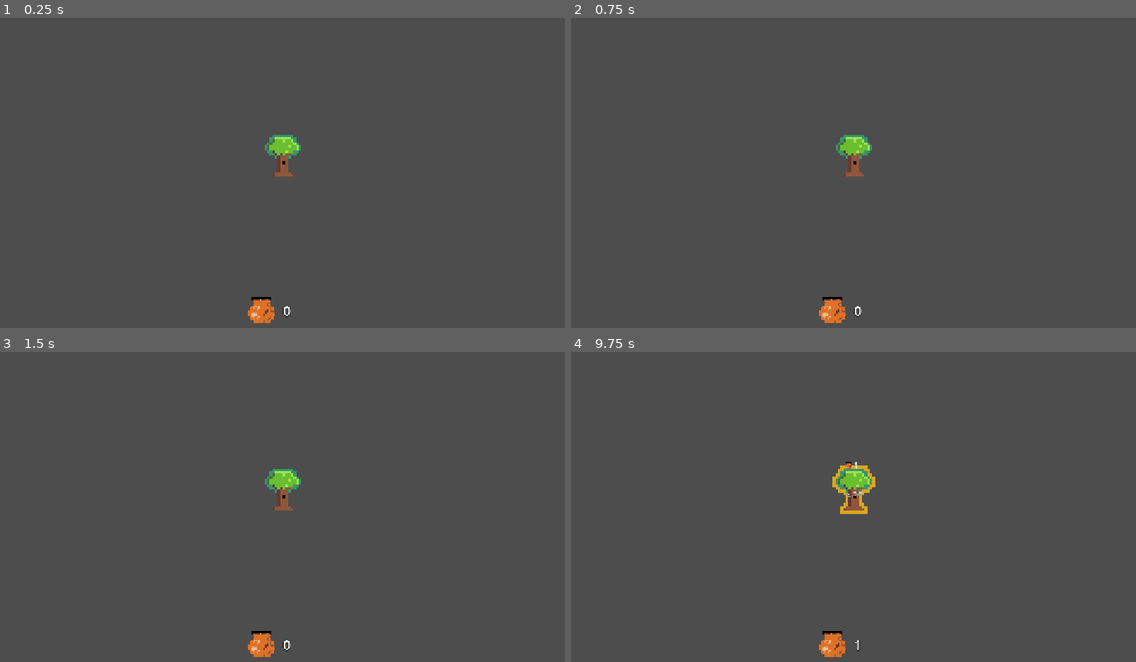
Above: before the commit, frames 1-4 (two rows, left to right).
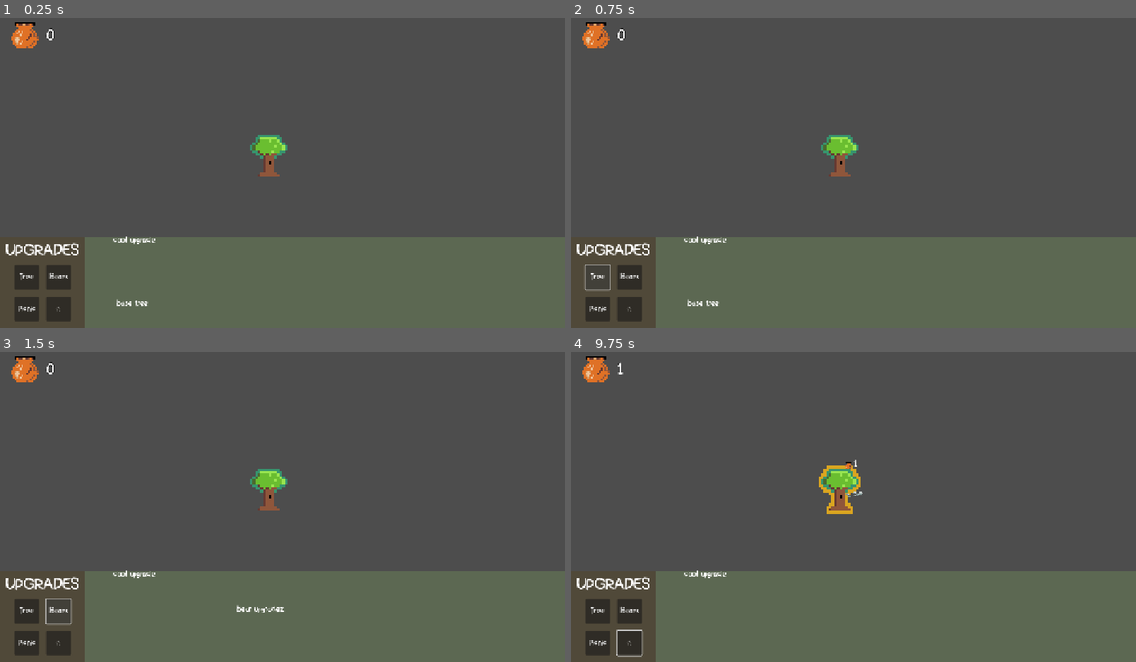
Above: after the commit, the same moments.

Repository: starcereal/project-bears
Game: Godot game, scene res://Scenes/World/world.tscn
Two runs of this game, one before a commit and one after it. Both use one fixed random seed, a clock stepped at 60 frames per second and the inputs below. Sound files missing from this copy of the repository are replaced by a short silence.
Inputs (mouse positions are in pixels of both pictures, inside the frame that each line leads up to):
- Up to frame 1 (0.25 s): no input
- Up to frame 2 (0.75 s): click (599, 278) at 0.5 s, where only the run after the commit has a clickable "Tree"
- Up to frame 3 (1.5 s): click (56, 612) at 1.25 s, where only the run after the commit has a clickable "Bears"
- Up to frame 4 (9.75 s): click (599, 643) at 2 s, where only the run after the commit has a clickable "Picnic"; click (627, 643) at 2.75 s, where only the run after the commit has a clickable "☆"; click (599, 612) at 3.5 s, where only the run after the commit has a clickable "Tree"; click (627, 612) at 4.25 s, where only the run after the commit has a clickable "Bears"; click (599, 643) at 5 s, where only the run after the commit has a clickable "Picnic"; click (627, 643) at 5.75 s, where only the run after the commit has a clickable "☆"; click (599, 612) at 6.5 s, where only the run after the commit has a clickable "Tree"; click (627, 612) at 7.25 s, where only the run after the commit has a clickable "Bears"; click (599, 643) at 8 s, where only the run after the commit has a clickable "Picnic"; click (627, 643) at 8.75 s, where only the run after the commit has a clickable "☆"; tap Enter at 9.5 s; move the mouse to (853, 488) at 9.52 s; press the mouse at (853, 488) at 9.53 s

The runs differ from the first frame. In frame 1, 28% of the frame differs, in the area x 1-100%, y 1-100%; in frame 2, 27%; in frame 3, 27%; in frame 4, 28%.

Commit message:
added tabs to change upgrades

Diff:
--- a/Scenes/UI/hud.tscn
+++ b/Scenes/UI/hud.tscn
@@ -1,7 +1,16 @@
-[gd_scene load_steps=3 format=3 uid="uid://cv32lchg2nqn3"]
+[gd_scene load_steps=6 format=3 uid="uid://cv32lchg2nqn3"]
 
 [ext_resource type="Script" uid="uid://bwxe7m5ptpta" path="res://Scripts/UI/hud.gd" id="1_sprlj"]
 [ext_resource type="Texture2D" uid="uid://bjthxe4a788i5" path="res://Assets/Graphics/Icons/honeyicon.png" id="2_ny26j"]
+
+[sub_resource type="StyleBoxFlat" id="StyleBoxFlat_fdl0h"]
+bg_color = Color(0.313726, 0.286275, 0.223529, 1)
+
+[sub_resource type="StyleBoxFlat" id="StyleBoxFlat_ny26j"]
+bg_color = Color(0.360784, 0.407843, 0.321569, 1)
+
+[sub_resource type="Theme" id="Theme_fdl0h"]
+TabContainer/styles/panel = SubResource("StyleBoxFlat_ny26j")
 
 [node name="HUD" type="CanvasLayer" groups=["hud"]]
 script = ExtResource("1_sprlj")
@@ -12,8 +21,10 @@
 anchor_top = 1.0
 anchor_right = 0.5
 anchor_bottom = 1.0
-offset_top = -80.0
-offset_right = 256.0
+offset_left = -536.0
+offset_top = -704.0
+offset_right = -280.0
+offset_bottom = -624.0
 grow_horizontal = 2
 grow_vertical = 0
 theme_override_colors/font_color = Color(1, 1, 1, 1)
@@ -27,3 +38,116 @@
 position = Vector2(-48, 40)
 scale = Vector2(3.875, 3.875)
 texture = ExtResource("2_ny26j")
+
+[node name="UpgradeContainer" type="Control" parent="."]
+layout_mode = 3
+anchors_preset = 2
+anchor_top = 1.0
+anchor_bottom = 1.0
+offset_top = -208.0
+offset_right = 1280.0
+grow_vertical = 0
+
+[node name="TierContainer" type="Panel" parent="UpgradeContainer"]
+layout_mode = 0
+offset_right = 192.0
+offset_bottom = 208.0
+theme_override_styles/panel = SubResource("StyleBoxFlat_fdl0h")
+
+[node name="Label" type="Label" parent="UpgradeContainer/TierContainer"]
+layout_mode = 0
+offset_right = 192.0
+offset_bottom = 64.0
+theme_override_font_sizes/font_size = 32
+text = "UPGRADES"
+horizontal_alignment = 1
+vertical_alignment = 1
+
+[node name="BaseTreeTabBtn" type="Button" parent="UpgradeContainer/TierContainer"]
+layout_mode = 0
+offset_left = 32.0
+offset_top = 64.0
+offset_right = 88.0
+offset_bottom = 120.0
+text = "Tree"
+
+[node name="BearsTabBtn" type="Button" parent="UpgradeContainer/TierContainer"]
+layout_mode = 0
+offset_left = 104.0
+offset_top = 64.0
+offset_right = 160.0
+offset_bottom = 120.0
+text = "Bears"
+
+[node name="PicnicTabBtn" type="Button" parent="UpgradeContainer/TierContainer"]
+layout_mode = 0
+offset_left = 32.0
+offset_top = 136.0
+offset_right = 88.0
+offset_bottom = 192.0
+text = "Picnic"
+
+[node name="PrestigeTabBtn" type="Button" parent="UpgradeContainer/TierContainer"]
+layout_mode = 0
+offset_left = 104.0
+offset_top = 136.0
+offset_right = 160.0
+offset_bottom = 192.0
+text = "☆"
+
+[node name="TabContainer" type="TabContainer" parent="UpgradeContainer"]
+layout_mode = 0
+offset_left = 192.0
+offset_right = 1280.0
+offset_bottom = 208.0
+theme = SubResource("Theme_fdl0h")
+current_tab = 0
+tabs_visible = false
+
+[node name="Node2D" type="Node2D" parent="UpgradeContainer/TabContainer"]
+
+[node name="Label" type="Label" parent="UpgradeContainer/TabContainer/Node2D"]
+offset_left = 64.0
+offset_right = 320.0
+offset_bottom = 64.0
+text = "cool upgrade"
+
+[node name="BaseTreeUpgrades" type="Control" parent="UpgradeContainer/TabContainer"]
+layout_mode = 2
+metadata/_tab_index = 0
+
+[node name="Label" type="Label" parent="UpgradeContainer/TabContainer/BaseTreeUpgrades"]
+layout_mode = 0
+offset_left = 72.0
+offset_top = 144.0
+offset_right = 112.0
+offset_bottom = 161.0
+text = "base tree"
+
+[node name="BearUpgrades" type="Control" parent="UpgradeContainer/TabContainer"]
+visible = false
+layout_mode = 2
+metadata/_tab_index = 1
+
+[node name="Label2" type="Label" parent="UpgradeContainer/TabContainer/BearUpgrades"]
+layout_mode = 2
+offset_left = 344.0
+offset_top = 80.0
+offset_right = 415.0
+offset_bottom = 97.0
+text = "bear upgradez"
+
+[node name="PicnicUpgrades" type="Control" parent="UpgradeContainer/TabContainer"]
+visible = false
+layout_mode = 2
+metadata/_tab_index = 2
+
+[node name="PrestigeUpgrades" type="Control" parent="UpgradeContainer/TabContainer"]
+visible = false
+layout_mode = 2
+metadata/_tab_index = 3
+
+[connection signal="pressed" from="UpgradeContainer/TierContainer/BaseTreeTabBtn" to="." method="_on_base_tree_tab_btn_pressed"]
+[connection signal="pressed" from="UpgradeContainer/TierContainer/BearsTabBtn" to="." method="_on_bears_tab_btn_pressed"]
+[connection signal="pressed" from="UpgradeContainer/TierContainer/PicnicTabBtn" to="." method="_on_picnic_tab_btn_pressed"]
+[connection signal="pressed" from="UpgradeContainer/TierContainer/PrestigeTabBtn" to="." method="_on_prestige_tab_btn_pressed"]
--- a/Scenes/World/world.tscn
+++ b/Scenes/World/world.tscn
@@ -10,6 +10,6 @@
 position = Vector2(568, 360)
 
 [node name="HiddenCamera" parent="." instance=ExtResource("2_yp2ti")]
-position = Vector2(568, 376)
+position = Vector2(584, 376)
 
 [node name="HUD" parent="." instance=ExtResource("3_3rhlx")]
--- a/Scripts/UI/hud.gd
+++ b/Scripts/UI/hud.gd
@@ -1,5 +1,6 @@
 extends CanvasLayer
 @onready var honey_label: Label = $HoneyLabel
+@onready var tab_container: TabContainer = $UpgradeContainer/TabContainer
 
 #TODO Optimize?
 # do we say fuggit and update the text every frame?
@@ -7,3 +8,19 @@
 
 func _physics_process(_delta: float) -> void:
 	honey_label.text = str(roundi(Global.honey_count))
+
+
+func _on_base_tree_tab_btn_pressed() -> void:
+	tab_container.current_tab = 0
+
+
+func _on_bears_tab_btn_pressed() -> void:
+	tab_container.current_tab = 1
+
+
+func _on_picnic_tab_btn_pressed() -> void:
+	tab_container.current_tab = 2
+
+
+func _on_prestige_tab_btn_pressed() -> void:
+	tab_container.current_tab = 3
--- a/project.godot
+++ b/project.godot
@@ -30,6 +30,10 @@
 
 hud=""
 
+[gui]
+
+theme/custom_font="uid://c04vt4b3vh8gq"
+
 [importer_defaults]
 
 wav={
Binary file added: Assets/UI/blue_box.png
Not shown, added: Assets/UI/blue_box.png.import
Binary file added: Assets/UI/button_clicked.png
Not shown, added: Assets/UI/button_clicked.png.import
Binary file added: Assets/UI/button_normal.png
Not shown, added: Assets/UI/button_normal.png.import
Binary file added: Assets/UI/friendlyscribbles.ttf
Not shown, added: Assets/UI/friendlyscribbles.ttf.import
Binary file added: Assets/UI/green_box.png
Not shown, added: Assets/UI/green_box.png.import
Binary file added: Assets/UI/pink_box.png
Not shown, added: Assets/UI/pink_box.png.import
